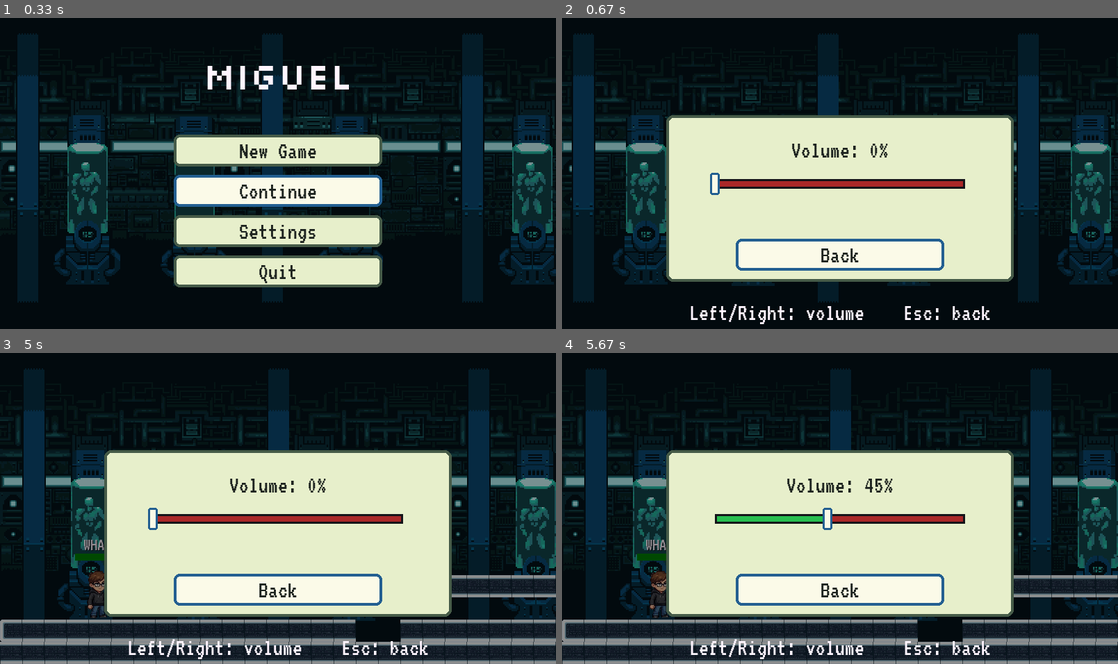
Above: before the commit, frames 1-4 (two rows, left to right).
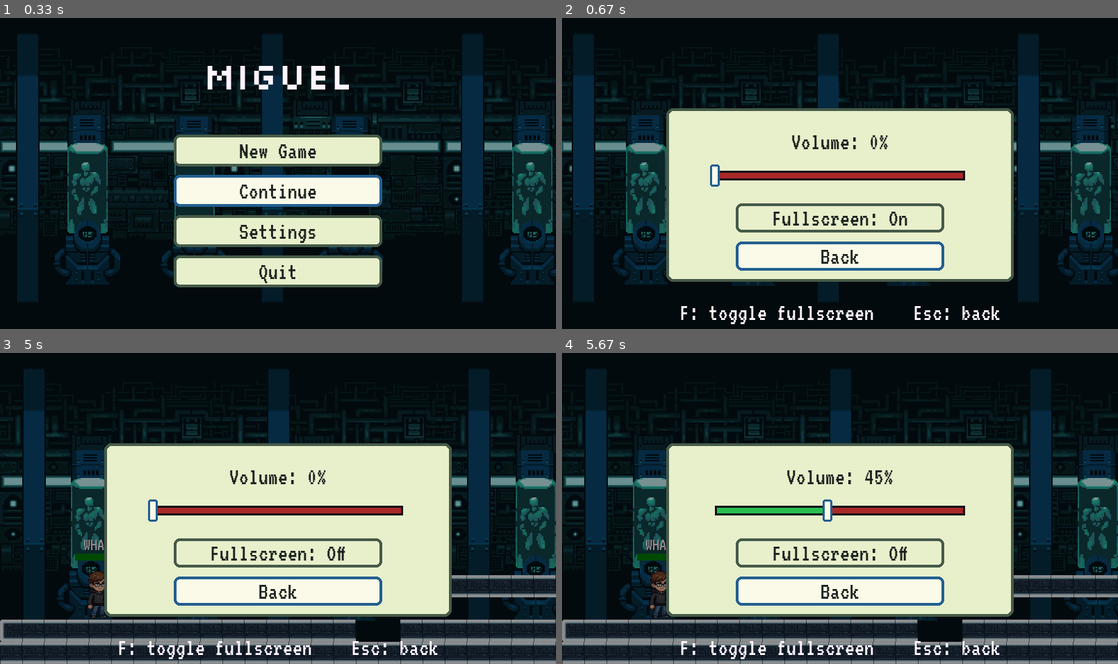
Above: after the commit, the same moments.

Repository: sandagansantino3-dotcom/game
Game: pygame game, started from Games/game.py
The game is run twice, just before and just after one commit, with the same random seed, the same clock (stepped at 60 frames per second) and the same inputs.
Inputs (mouse positions are in pixels of both pictures, inside the frame that each line leads up to):
- Up to frame 1 (0.33 s): no input
- Up to frame 2 (0.67 s): press the mouse at (840, 232) at 0.37 s; move the mouse to (828, 245) at 0.47 s; release the mouse at (823, 260) at 0.6 s
- Up to frame 3 (5 s): press the mouse at (278, 589) at 0.7 s; move the mouse to (244, 514) at 0.8 s; release the mouse at (211, 440) at 0.93 s; click "Continue" at 1.05 s; hold F 1.33-1.97 s; hold Right 1.33-1.97 s; move the mouse to (483, 489) at 1.37 s; hold Left 2.67-3.13 s; hold Right 3.17-3.63 s; hold Esc 4.17-4.7 s; hold Left 4.17-4.7 s; hold Down from 4.73 s (still down); tap Space at 4.8 s
- Up to frame 4 (5.67 s): release Down at 5.03 s; click (840, 517) at 5.12 s; hold Left from 5.4 s (still down); tap Space at 5.47 s

Frame 1 is identical in both runs. In frame 2, 7.7% of the frame differs, in the area x 18-82%, y 29-99%; in frame 3, 7.7%; in frame 4, 7.7%.

Commit message:
Implement fullscreen toggle functionality and update settings management

Diff:
--- a/Games/game.py
+++ b/Games/game.py
@@ -24,9 +24,31 @@
     SCREEN_SIZE
 )
 
-pygame.display.set_caption("Realm of Syntax Errors")
+pygame.display.set_caption("MIGUEL")
 
 audio = menu.Audio()
+fullscreen = audio.fullscreen
+
+if fullscreen:
+    screen = pygame.display.set_mode(
+        SCREEN_SIZE,
+        pygame.FULLSCREEN | pygame.SCALED,
+    )
+
+
+def toggle_fullscreen():
+    global screen, fullscreen
+
+    fullscreen = not fullscreen
+    flags = (
+        pygame.FULLSCREEN | pygame.SCALED
+        if fullscreen
+        else 0
+    )
+    screen = pygame.display.set_mode(SCREEN_SIZE, flags)
+    audio.fullscreen = fullscreen
+    audio.save()
+    return screen
 
 
 @lru_cache(maxsize=8)
@@ -93,7 +115,8 @@
     result = menu.main_menu(
         screen,
         audio,
-        len(LEVELS)
+        len(LEVELS),
+        toggle_fullscreen,
     )
 
     if result is None:
@@ -115,7 +138,6 @@
 transition_target = "battle"
 
 current_scene = "map"
-fullscreen = False
 running = True
 
 while running:
@@ -134,7 +156,8 @@
 
                 choice = menu.pause_menu(
                     screen,
-                    audio
+                    audio,
+                    toggle_fullscreen,
                 )
 
                 paused_for = (
@@ -168,20 +191,7 @@
                 event.key == pygame.K_f
                 and current_scene == "map"
             ):
-                fullscreen = not fullscreen
-
-                if fullscreen:
-                    flags = (
-                        pygame.FULLSCREEN
-                        | pygame.SCALED
-                    )
-                else:
-                    flags = 0
-
-                screen = pygame.display.set_mode(
-                    SCREEN_SIZE,
-                    flags
-                )
+                toggle_fullscreen()
 
             elif (
                 event.key == pygame.K_SPACE
--- a/Games/menu.py
+++ b/Games/menu.py
@@ -37,6 +37,7 @@
 
     def __init__(self):
         self.set(load(SETTINGS, "volume", 0.7))
+        self.fullscreen = load(SETTINGS, "fullscreen", False) is True
         songs = sorted((HERE / "assets" / "music").glob("*.mp3"))
         if songs:
             try:
@@ -54,7 +55,11 @@
             pass
 
     def save(self):
-        save(SETTINGS, volume=round(self.volume, 2))
+        save(
+            SETTINGS,
+            volume=round(self.volume, 2),
+            fullscreen=self.fullscreen,
+        )
 
 
 @lru_cache(maxsize=None)
@@ -84,10 +89,12 @@
     return surface
 
 
-def settings(screen, audio, backdrop):
-    """Volume slider. Left/Right or drag with the mouse; Esc to go back."""
+def settings(screen, audio, backdrop, toggle_fullscreen=None):
+    """Adjust volume and toggle fullscreen; Esc to go back."""
     clock, dim, f = pygame.time.Clock(), dimmer(), font("VT323-Regular.ttf", 34)
-    track, back = pygame.Rect(220, 232, 360, 14), pygame.Rect(250, 318, 300, 46)
+    track = pygame.Rect(220, 220, 360, 14)
+    fullscreen_button = pygame.Rect(250, 267, 300, 42)
+    back = pygame.Rect(250, 322, 300, 42)
     dragging = done = False
 
     while not done:
@@ -101,9 +108,14 @@
                 elif event.key in (pygame.K_LEFT, pygame.K_RIGHT):
                     step = 1 if event.key == pygame.K_RIGHT else -1
                     audio.set(round(audio.volume * 20 + step) / 20)
+                elif event.key == pygame.K_f and toggle_fullscreen:
+                    screen = toggle_fullscreen() or screen
             elif event.type == pygame.MOUSEBUTTONDOWN and event.button == 1:
                 if track.inflate(24, 36).collidepoint(event.pos):
                     dragging = True
+                elif fullscreen_button.collidepoint(event.pos):
+                    if toggle_fullscreen:
+                        screen = toggle_fullscreen() or screen
                 elif back.collidepoint(event.pos):
                     done = True
             elif event.type == pygame.MOUSEBUTTONUP:
@@ -113,9 +125,9 @@
 
         backdrop(screen)
         screen.blit(dim, (0, 0))
-        pygame.draw.rect(screen, PANEL, (150, 140, 500, 240), border_radius=10)
-        pygame.draw.rect(screen, BORDER, (150, 140, 500, 240), 4, border_radius=10)
-        text(screen, f, f"Volume: {round(audio.volume * 100)}%", DARK, (W // 2, 190))
+        pygame.draw.rect(screen, PANEL, (150, 130, 500, 250), border_radius=10)
+        pygame.draw.rect(screen, BORDER, (150, 130, 500, 250), 4, border_radius=10)
+        text(screen, f, f"Volume: {round(audio.volume * 100)}%", DARK, (W // 2, 178))
         pygame.draw.rect(screen, (170, 40, 40), track)
         pygame.draw.rect(screen, (40, 190, 80), (*track.topleft, int(track.width * audio.volume), track.height))
         pygame.draw.rect(screen, (20, 20, 25), track, 3)
@@ -123,15 +135,22 @@
         handle.center = (track.x + int(track.width * audio.volume), track.centery)
         pygame.draw.rect(screen, SELECT, handle, border_radius=3)
         pygame.draw.rect(screen, (35, 95, 145), handle, 3, border_radius=3)
+        button(
+            screen,
+            f,
+            fullscreen_button,
+            f"Fullscreen: {'On' if audio.fullscreen else 'Off'}",
+        )
         button(screen, f, back, "Back", True)
-        text(screen, f, "Left/Right: volume    Esc: back", LIGHT, (W // 2, 424))
+        text(screen, f, "F: toggle fullscreen    Esc: back", LIGHT, (W // 2, 424))
         pygame.display.flip()
         clock.tick(60)
 
     audio.save()
-
-
-def run_menu(screen, audio, title, items, backdrop, disabled=(), selected=0, escape="Quit"):
+    return screen
+
+
+def run_menu(screen, audio, title, items, backdrop, disabled=(), selected=0, escape="Quit", toggle_fullscreen=None):
     """Shows a list of buttons and returns the name of the one chosen.
     "Settings" is handled here, so it is never returned."""
     clock, dim = pygame.time.Clock(), dimmer()
@@ -162,7 +181,7 @@
                             choice = items[i]
 
             if choice == "Settings":
-                settings(screen, audio, backdrop)
+                screen = settings(screen, audio, backdrop, toggle_fullscreen)
             elif choice:
                 return choice
 
@@ -349,7 +368,7 @@
         clock.tick(60)
 
 
-def main_menu(screen, audio, level_count):
+def main_menu(screen, audio, level_count, toggle_fullscreen=None):
     """Returns (level, name) to start with, or None if the player quit."""
     try:
         from parallax import ParallaxBackground
@@ -373,6 +392,7 @@
         choice = run_menu(
             screen, audio, "MIGUEL", ["New Game", "Continue", "Settings", "Quit"], backdrop,
             disabled=() if has_save else ("Continue",), selected=1 if has_save else 0,
+            toggle_fullscreen=toggle_fullscreen,
         )
         if choice == "New Game":
             name = ask_name(screen, backdrop, name)
@@ -386,11 +406,12 @@
             return None
 
 
-def pause_menu(screen, audio):
+def pause_menu(screen, audio, toggle_fullscreen=None):
     """Returns "resume", "main_menu" or "quit"."""
     snapshot = screen.copy()
     choice = run_menu(
         screen, audio, "PAUSED", ["Resume", "Settings", "Main Menu", "Quit"],
         lambda s: s.blit(snapshot, (0, 0)), escape="Resume",
+        toggle_fullscreen=toggle_fullscreen,
     )
     return choice.lower().replace(" ", "_")
--- a/Games/settings.json
+++ b/Games/settings.json
@@ -1 +1 @@
-{"volume": 0.0}
+{"volume": 0.0, "fullscreen": true}
